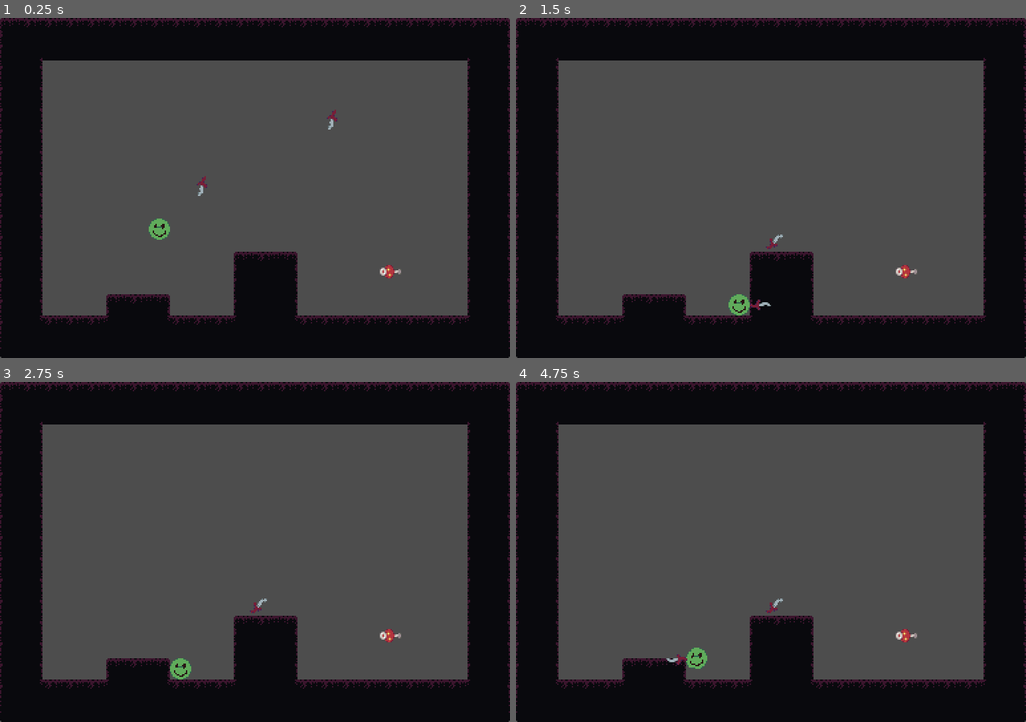
Above: before the commit, frames 1-4 (two rows, left to right).
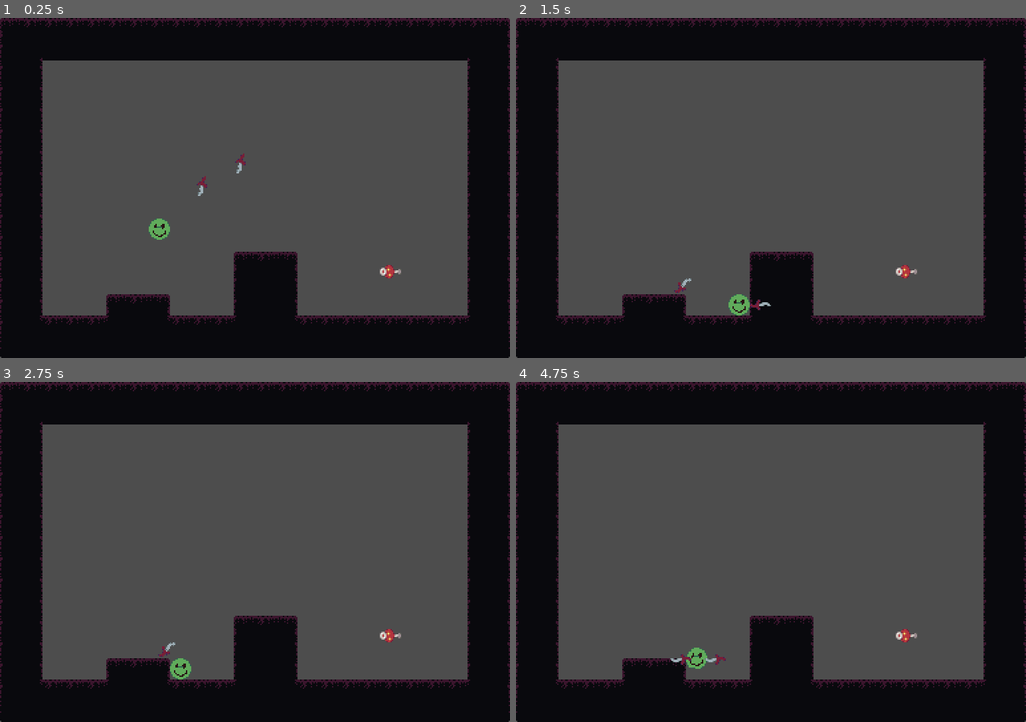
Above: after the commit, the same moments.

Repository: LordOfCheese1/project-hell
Game: Godot game, scene res://scenes/testing.tscn
Two runs of this game, one before a commit and one after it. Both use one fixed random seed, a clock stepped at 60 frames per second and the inputs below.
Inputs:
- Up to frame 1 (0.25 s): no input
- Up to frame 2 (1.5 s): hold E (grab) 0.53-1.28 s; hold D (right) from 0.53 s (still down); tap Space (jump) at 0.77 s; tap E (grab) at 1.35 s
- Up to frame 3 (2.75 s): tap Space (jump) at 1.52 s; release D (right) at 2.03 s; hold A (left) from 2.03 s (still down); hold E (grab) from 2.03 s (still down); tap F (use_item) at 2.1 s
- Up to frame 4 (4.75 s): tap Enter at 2.75 s; release A (left) at 2.78 s; release E (grab) at 2.78 s; hold D (right) 2.78-4.28 s; tap E (grab) at 2.85, 4.55 s; tap Space (jump) at 3.02, 3.77, 4.52 s; hold E (grab) 3.53-4.28 s; hold A (left) from 4.28 s (still down); tap F (use_item) at 4.35 s

The runs differ from the first frame. In frame 1, 0.1% of the frame differs, in the area x 46-67%, y 26-46%; in frame 2, 0.1%; in frame 3, 0.1%; in frame 4, 0.2%, in the area x 29-53%, y 63-84%.

Commit message:
fixed a crash
game crashed when attempting to pickup an item while more than 1 item were in the pickup area

Diff:
--- a/scenes/testing.tscn
+++ b/scenes/testing.tscn
@@ -14,7 +14,7 @@
 position = Vector2(120, 143)
 
 [node name="dagger" parent="." instance=ExtResource("3_jas43")]
-position = Vector2(292, 61)
+position = Vector2(223, 94)
 
 [node name="dagger2" parent="." instance=ExtResource("3_jas43")]
 position = Vector2(194, 111)
--- a/scripts/components/item_grab_area.gd
+++ b/scripts/components/item_grab_area.gd
@@ -15,5 +15,6 @@
 
 func refresh():
 	for i in range(len(items_in_range)):
-		if items_in_range[i].is_grabbed or items_in_range[i].is_attached_to != null:
-			items_in_range.remove_at(i)
+		if i < len(items_in_range):
+			if items_in_range[i].is_grabbed or items_in_range[i].is_attached_to != null:
+				items_in_range.remove_at(i)
